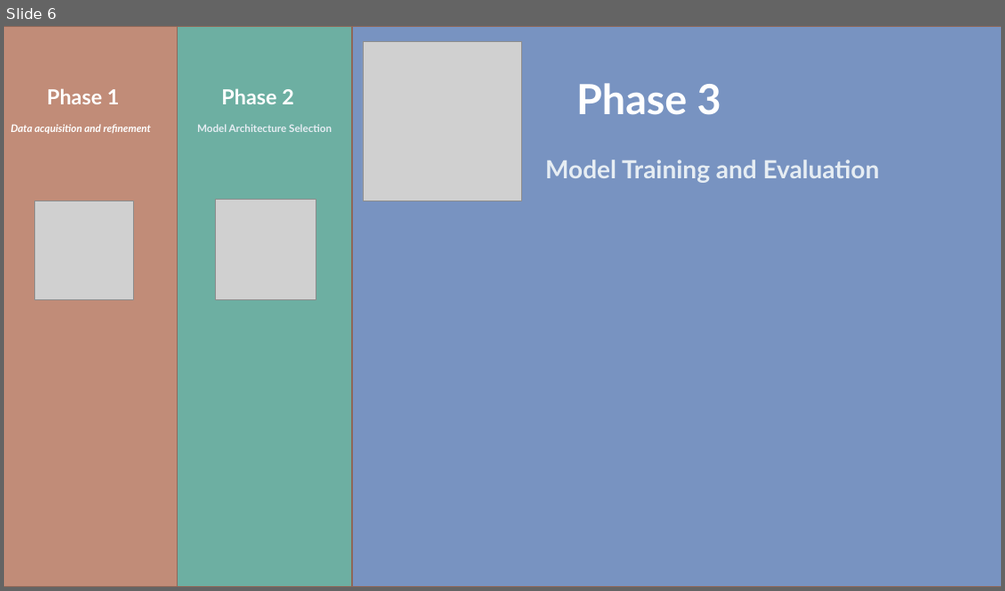
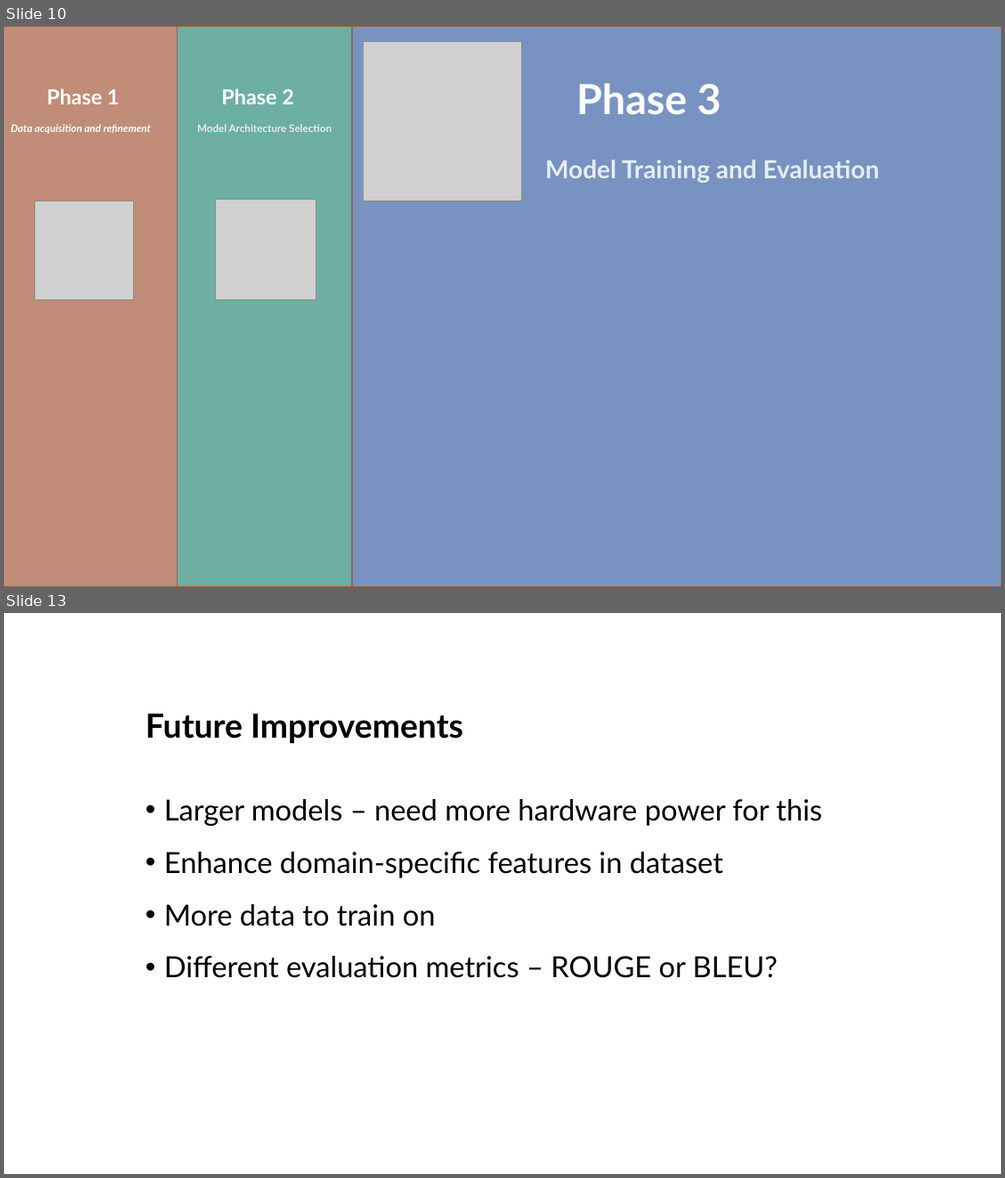
Before and after one commit to heyodai/cs5530-project, a slide deck: Presentation.pptx. Shown one above the other, each under a label of ours: slide 6 before the commit, slides 10 and 13 after it; the slides between them are not shown. The pictures are 1005x591 and 1005x1178 pixels, drawn with LibreOffice and Linux fonts; fonts in the diff are those of the drawing; grey boxes stand for pictures. Boxes give left, top, right and bottom in pixels: in the first picture for what was removed or moved away, otherwise in the second. Text is boxed around its words. In the diff, an @@ line names an element or a change of style, - is before the commit and + after.

```diff
--- a/Presentation.pptx
+++ b/Presentation.pptx
@@ slide 13 added at box(4, 613, 1001, 1174), background #FFFFFF @@
@@ title added at box(146, 714, 463, 744), 32 pt, text #000000, bold @@
+Future Improvements
@@ text added at box(164, 799, 822, 978), 28 pt, text #000000 @@
+• Larger models – need more hardware power for this
+• Enhance domain-specific features in dataset
+• More data to train on
+• Different evaluation metrics – ROUGE or BLEU?
@@ what was slide 6 is now slide 10 @@
```
Also in this commit, not shown: 2 slides changed, 7 other slides added, 1 slide removed.
